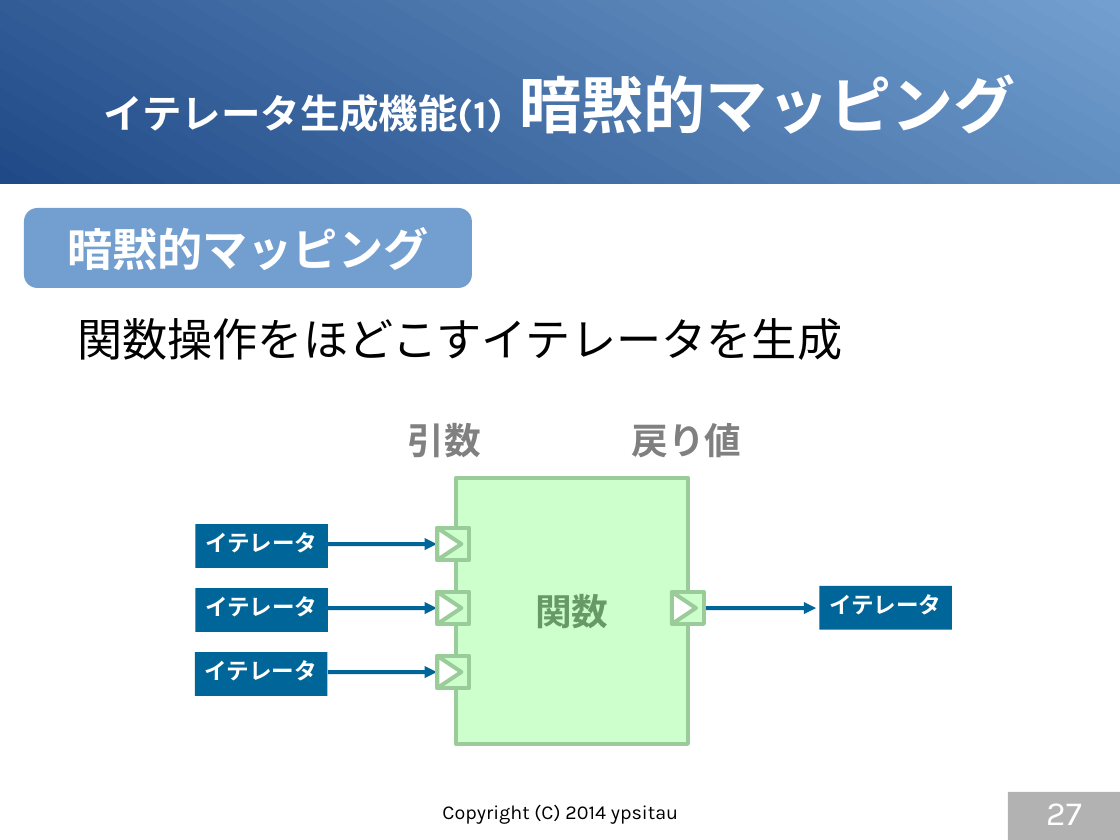
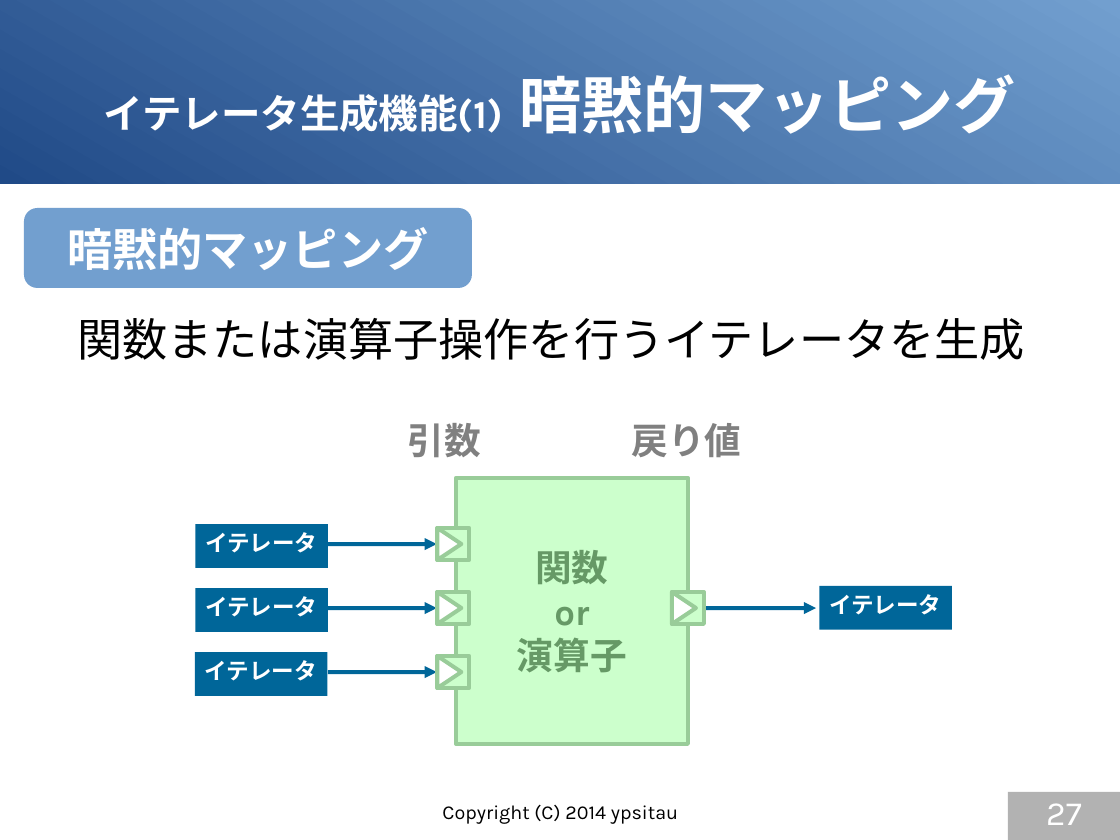
Before and after one commit to gura-lang/gura-doc, a slide deck: slide 27 of presentation/gura-introduction.odp. Drawn at 1120x840 pixels with LibreOffice and Linux fonts; fonts in the diff are those of the drawing. Boxes give left, top, right and bottom in pixels: in the first picture for what was removed or moved away, otherwise in the second. Text is boxed around its words. In the diff, an @@ line names an element or a change of style, - is before the commit and + after.

```diff
--- a/presentation/gura-introduction.odp
+++ b/presentation/gura-introduction.odp
@@ text at (77, 318, 1025, 360): text changed @@
-関数操作をほどこすイテレータを生成
+関数または演算子操作を行うイテレータを生成
@@ text in rectangle at (517, 607, 627, 672): paragraphs added @@
+or
+演算子
```
Also in this commit, not shown: 5 other slides changed, 4 slides added.
